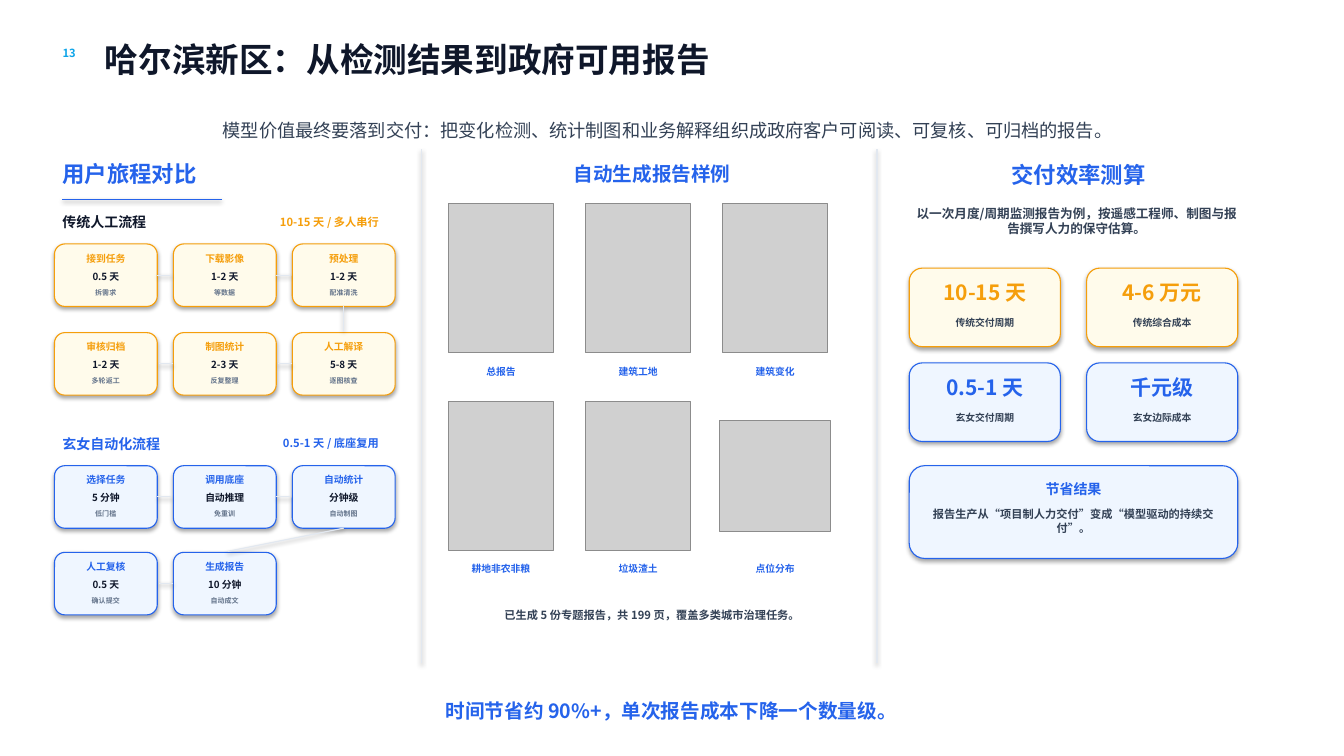
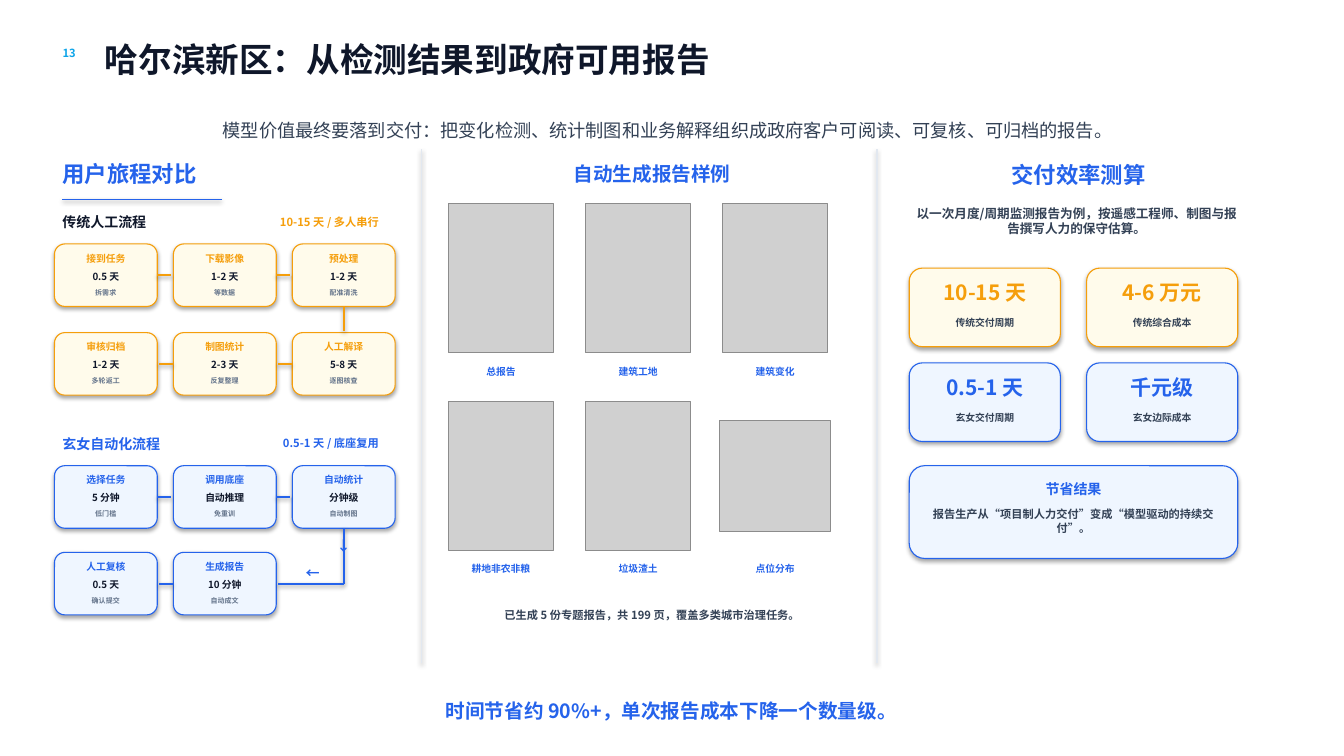
Before and after one commit to go-bananas-wwj/xuannv_embdding, a slide deck: slide 4 of docs/bp_deck/outputs/玄女科技BP_能力案例_v0.2.pptx. Drawn at 1344x756 pixels with LibreOffice and Linux fonts; fonts in the diff are those of the drawing; grey boxes stand for pictures. Boxes give left, top, right and bottom in pixels: in the first picture for what was removed or moved away, otherwise in the second. Text is boxed around its words. In the diff, an @@ line names an element or a change of style, - is before the commit and + after.

```diff
--- a/docs/bp_deck/outputs/玄女科技BP_能力案例_v0.2.pptx
+++ b/docs/bp_deck/outputs/玄女科技BP_能力案例_v0.2.pptx
@@ line (157, 275) - (171, 275): stroke #E2E8F0 0.8 pt to #F59E0B 1.35 pt @@
@@ line (276, 275) - (290, 275): stroke #E2E8F0 0.8 pt to #F59E0B 1.35 pt @@
@@ line (344, 307) - (344, 331): stroke #E2E8F0 0.8 pt to #F59E0B 1.35 pt @@
@@ line (173, 364) - (159, 364): stroke #E2E8F0 0.8 pt to #F59E0B 1.35 pt @@
@@ line (292, 364) - (278, 364): stroke #E2E8F0 0.8 pt to #F59E0B 1.35 pt @@
@@ line (157, 497) - (171, 497): stroke #E2E8F0 0.8 pt to #2563EB 1.35 pt @@
@@ line (276, 497) - (290, 497): stroke #E2E8F0 0.8 pt to #2563EB 1.35 pt @@
@@ line removed from (344, 528) to (228, 552) @@
@@ line added from (344, 528) to (344, 584), #2563EB 1.35 pt @@
@@ text added at <box>302,567,323,579</box>, 10 pt, text #2563EB, bold @@
+←
@@ text added at <box>334,540,354,553</box>, 10 pt, text #2563EB, bold @@
+↓
@@ line (173, 584) - (159, 584): stroke #E2E8F0 0.8 pt to #2563EB 1.35 pt @@
@@ line added from (344, 584) to (278, 584), #2563EB 1.35 pt @@
```
Also in this commit, not shown: 1 other file.
